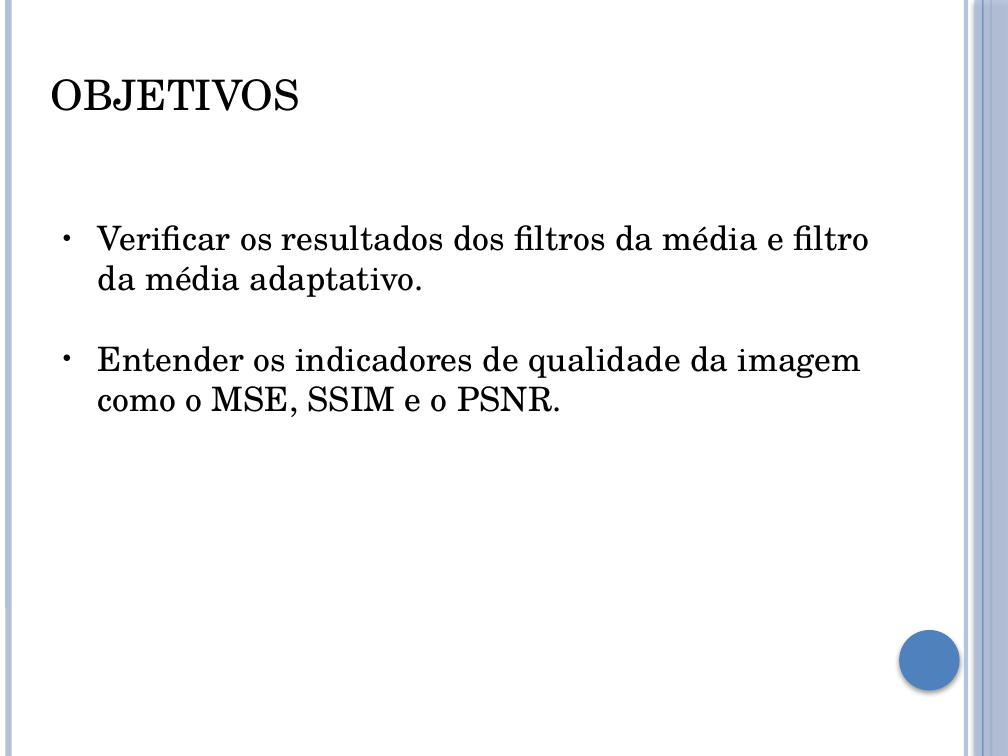
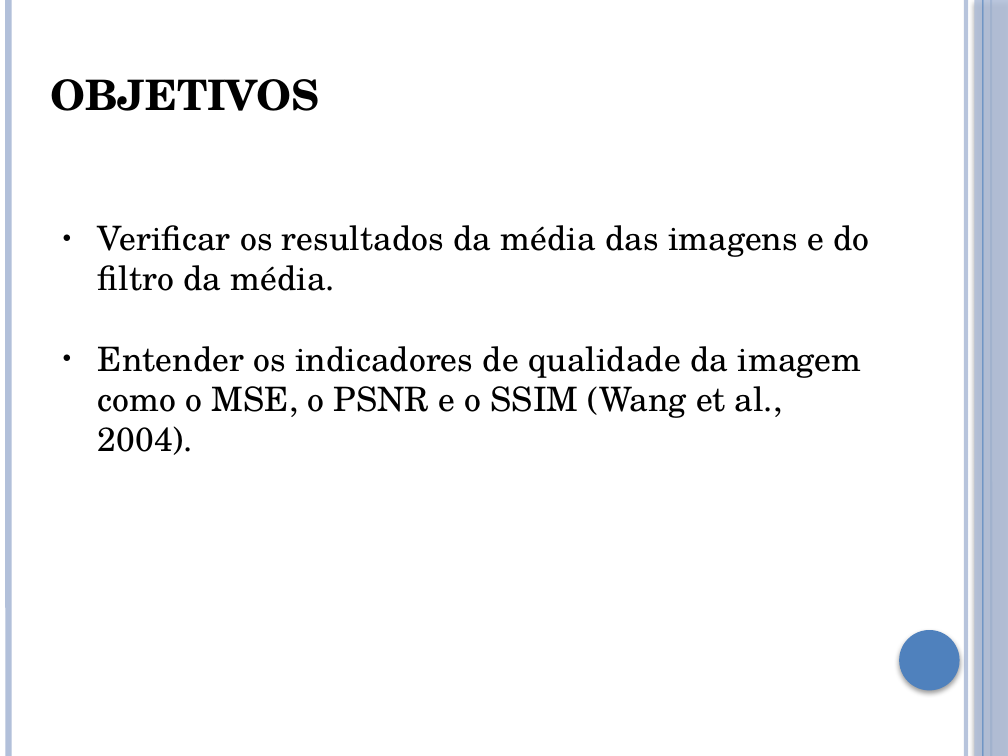
Before and after one commit to brunoliveira8/pdi, a slide deck: slide 2 of trabalho 3/apresentacao.pptx. Drawn at 1008x756 pixels with LibreOffice and Linux fonts; fonts in the diff are those of the drawing. Boxes give left, top, right and bottom in pixels: in the first picture for what was removed or moved away, otherwise in the second. Text is boxed around its words. In the diff, an @@ line names an element or a change of style, - is before the commit and + after.

```diff
--- a/trabalho 3/apresentacao.pptx
+++ b/trabalho 3/apresentacao.pptx
@@ text "OBJETIVOS" at (50,79,319,111): bold on @@
@@ text at (98,225,870,455): text changed @@
-● Verificar os resultados dos filtros da média e filtro da média adaptativo.
-● Entender os indicadores de qualidade da imagem como o MSE, SSIM e o PSNR.
+● Verificar os resultados da média das imagens e do filtro da média.
+● Entender os indicadores de qualidade da imagem como o MSE, o PSNR e o SSIM (Wang et al., 2004).
```
Also in this commit, not shown: 7 other slides changed, 11 slides added, 2 slides removed, 13 other files.
